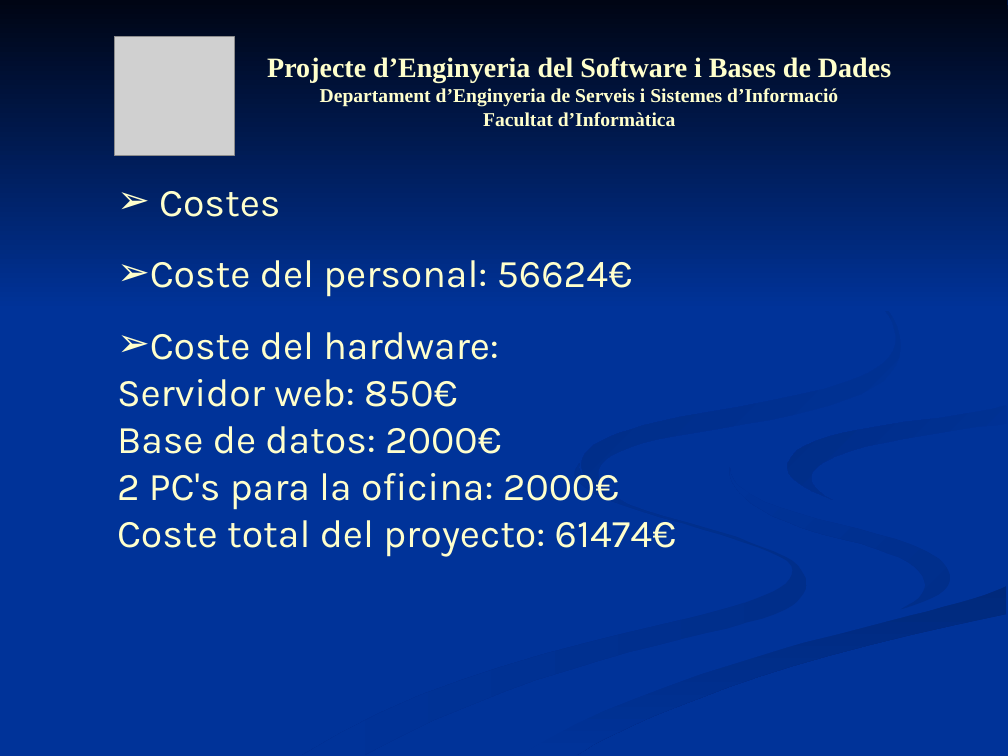
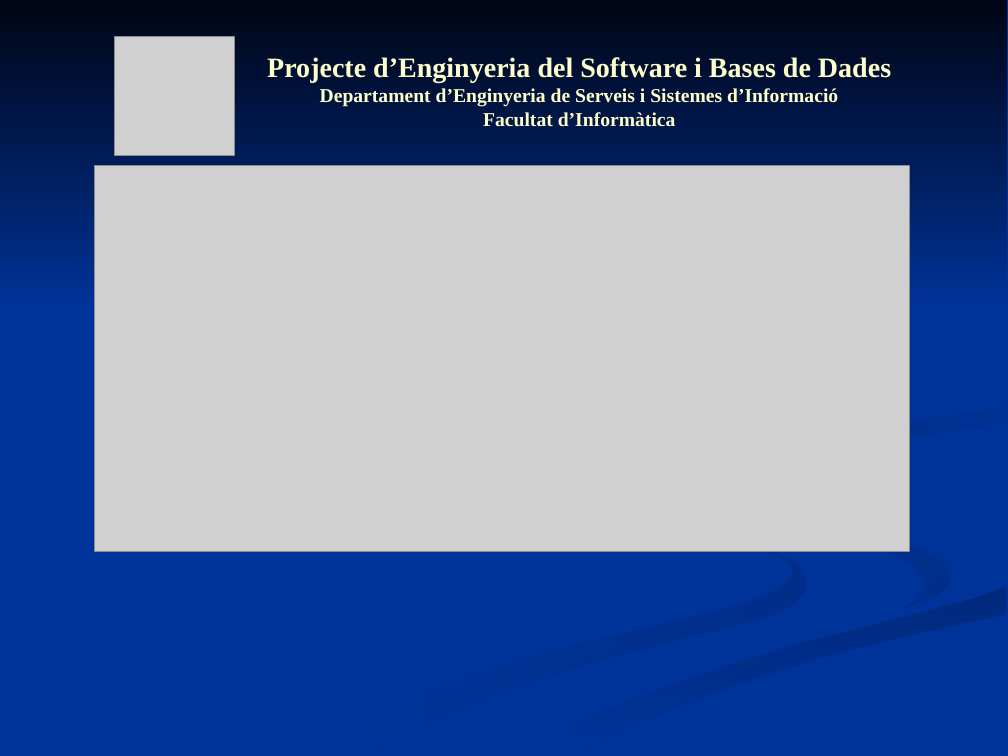
Before and after one commit to mvm9289/escfib, a slide deck: slide 12 of Docs/0910Q2-08-I-1-1.0-Presentacion.ppt. Drawn at 1008x756 pixels with LibreOffice and Linux fonts; fonts in the diff are those of the drawing; grey boxes stand for pictures. Boxes give left, top, right and bottom in pixels: in the first picture for what was removed or moved away, otherwise in the second. Text is boxed around its words. In the diff, an @@ line names an element or a change of style, - is before the commit and + after.

```diff
--- a/Docs/0910Q2-08-I-1-1.0-Presentacion.ppt
+++ b/Docs/0910Q2-08-I-1-1.0-Presentacion.ppt
@@ picture added at [95,165,909,551] @@
@@ text removed at [117,191,677,557] @@
-➢ Costes
-➢ Coste del personal: 56624€
-➢ Coste del hardware:
-Servidor web: 850€
-Base de datos: 2000€
-2 PC's para la oficina: 2000€
-Coste total del proyecto: 61474€
@@ freeform shape removed at [582,235,901,504] @@
@@ outline redrawn in 5 elements at [302,463,806,755], [481,390,1007,755], [787,405,1006,500], [0,0,1007,310], [730,468,950,610] @@
```
Also in this commit, not shown: 11 other slides changed, 1 other file.
